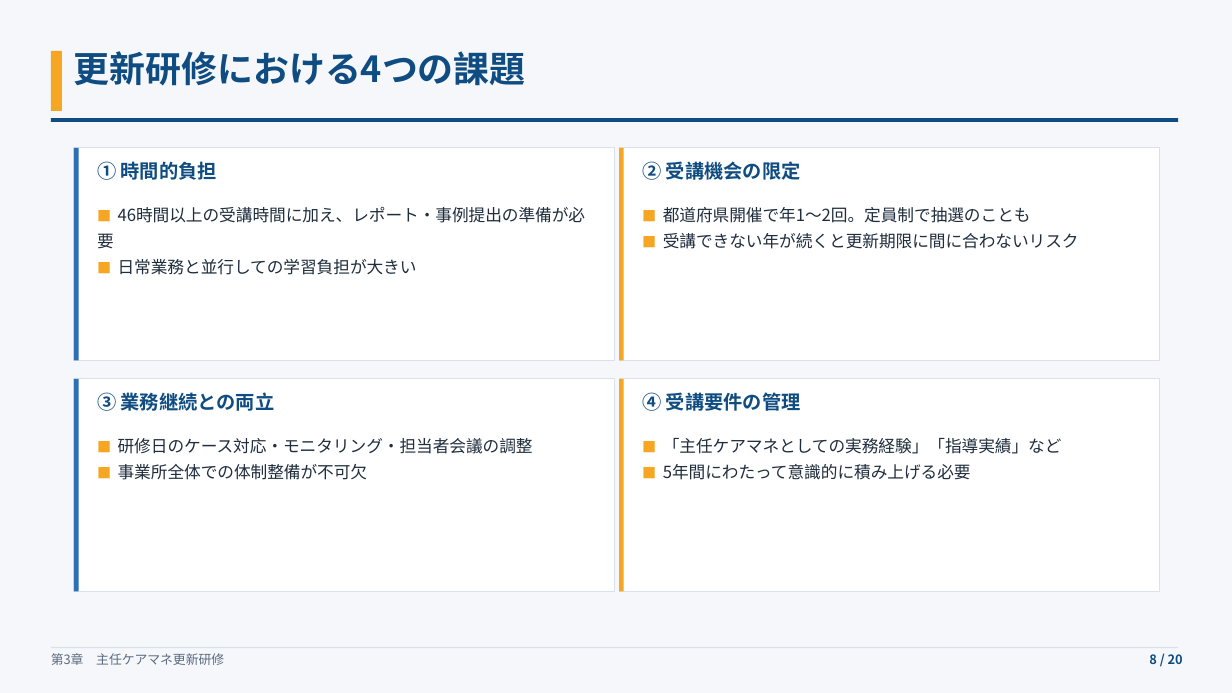
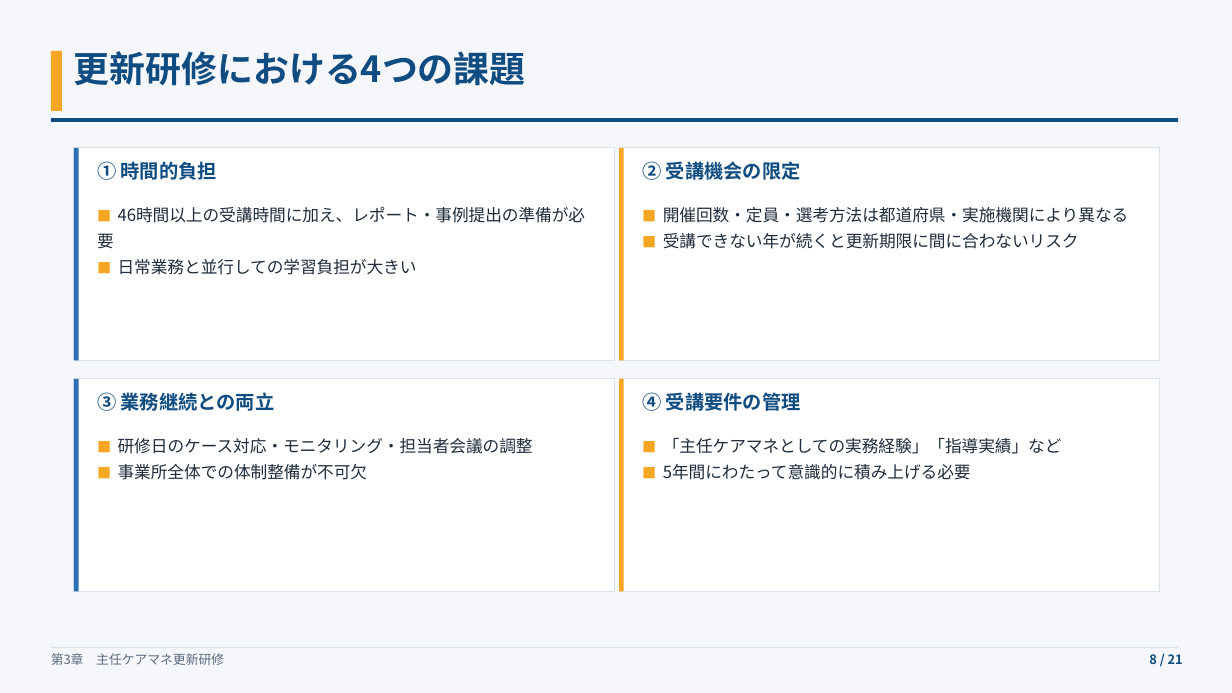
Before and after one commit to tohmichi18-stack/kaigo-ga-app, a slide deck: slide 8 of slides/法定研修制度改正への対応と主任ケアマネ更新研修の戦略.pptx. Drawn at 1232x693 pixels with LibreOffice and Linux fonts; fonts in the diff are those of the drawing. Boxes give left, top, right and bottom in pixels: in the first picture for what was removed or moved away, otherwise in the second. Text is boxed around its words. In the diff, an @@ line names an element or a change of style, - is before the commit and + after.

```diff
--- a/slides/法定研修制度改正への対応と主任ケアマネ更新研修の戦略.pptx
+++ b/slides/法定研修制度改正への対応と主任ケアマネ更新研修の戦略.pptx
@@ text at box(663, 207, 1129, 223): text changed @@
-■ 都道府県開催で年1〜2回。定員制で抽選のことも
+■ 開催回数・定員・選考方法は都道府県・実施機関により異なる
@@ text at box(1149, 654, 1183, 664): text changed @@
-8 / 20
+8 / 21
```
Also in this commit, not shown: 18 other slides changed, 1 slide added, 2 other files.
